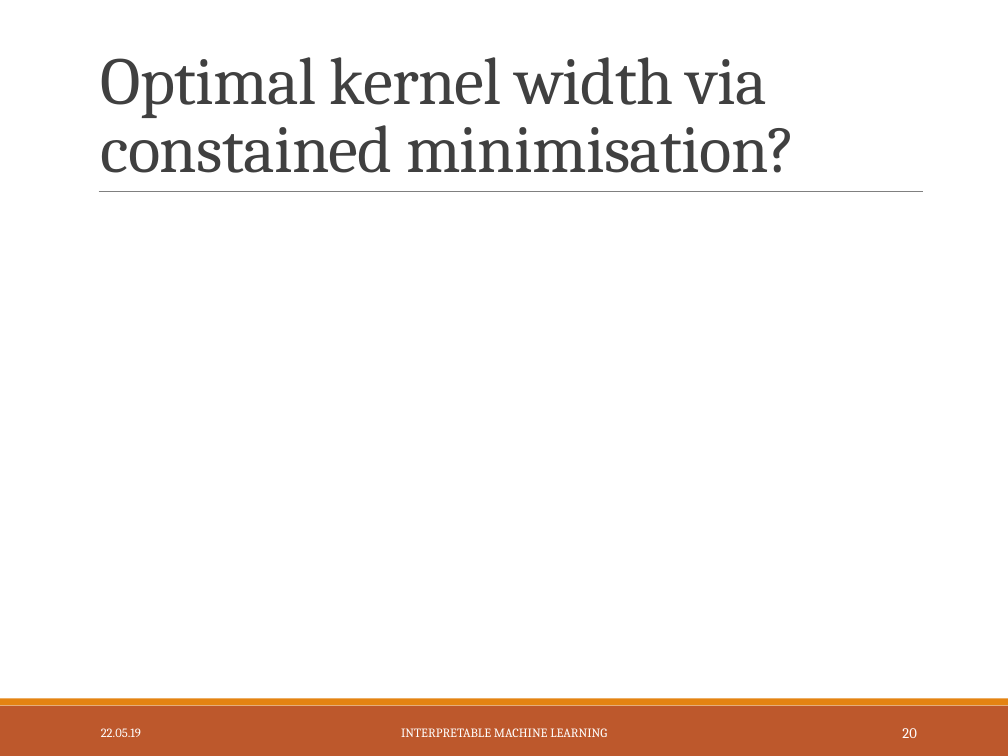
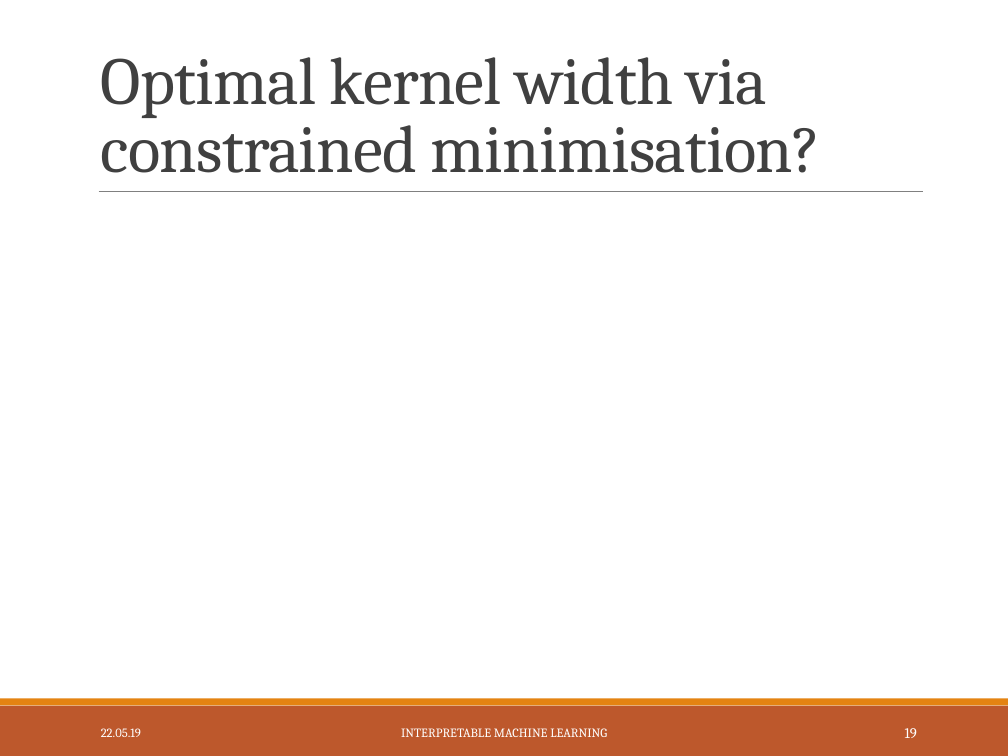
Before and after one commit to slds-lmu/iml_methods_limitations, a slide deck: slide 20 of Slides/LIME-neighbourhood.pptx (slide 21 before the commit). Drawn at 1008x756 pixels with LibreOffice and Linux fonts; fonts in the diff are those of the drawing; grey boxes stand for pictures. Boxes give left, top, right and bottom in pixels: in the first picture for what was removed or moved away, otherwise in the second. Text is boxed around its words. In the diff, an @@ line names an element or a change of style, - is before the commit and + after.

```diff
--- a/Slides/LIME-neighbourhood.pptx
+++ b/Slides/LIME-neighbourhood.pptx
@@ title at [101, 57, 821, 173]: text changed @@
-Optimal kernel width via constained minimisation?
+Optimal kernel width via constrained minimisation?
@@ page number at [905, 728, 917, 738]: text changed @@
-20
+19
```
Also in this commit, not shown: 8 other slides changed, 1 slide removed, 14 other files.
